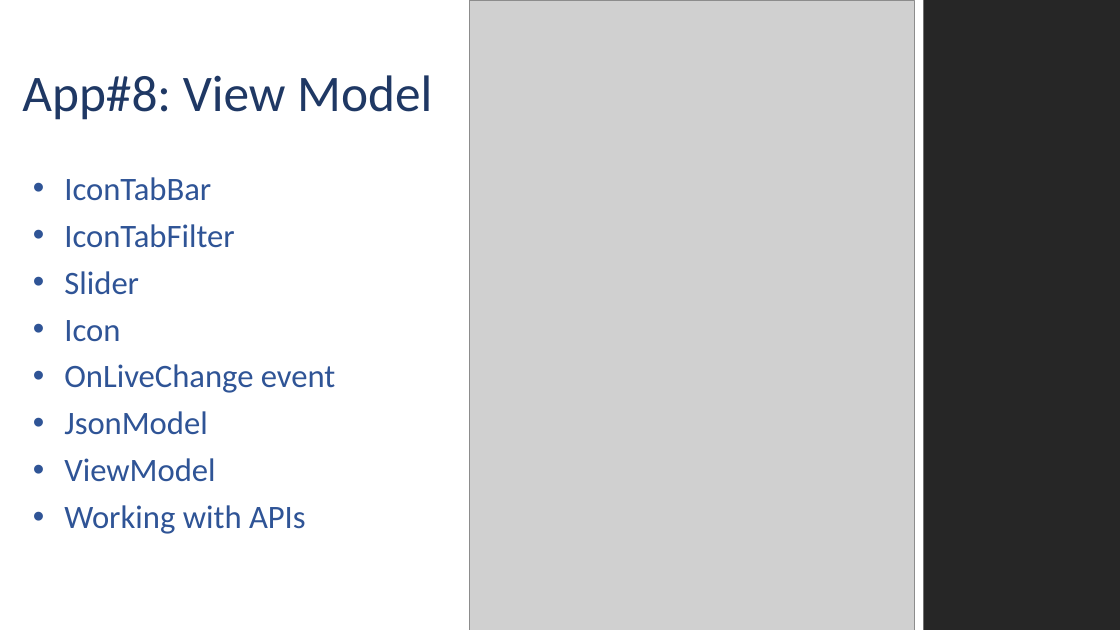
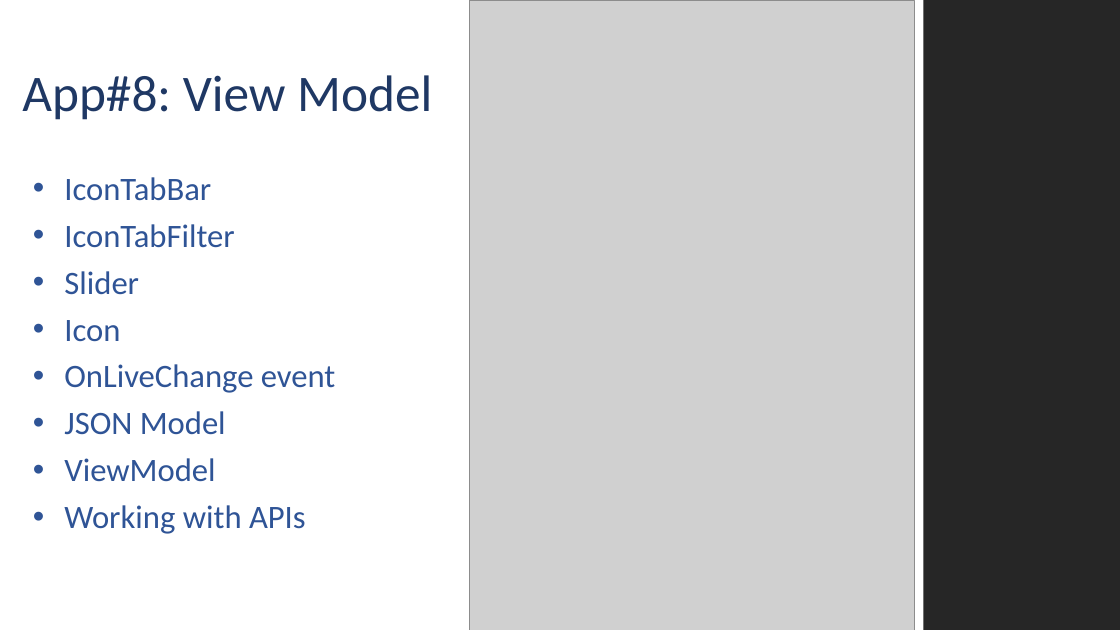
Before and after one commit to MJZSoft/OpenUI5Tutorial, a slide deck: slide 7 of Presentations/UI5_003.pptx (slide 5 before the commit). Drawn at 1120x630 pixels with LibreOffice and Linux fonts; fonts in the diff are those of the drawing; grey boxes stand for pictures; background and template pictures are left out. Boxes give left, top, right and bottom in pixels: in the first picture for what was removed or moved away, otherwise in the second. Text is boxed around its words. In the diff, an @@ line names an element or a change of style, - is before the commit and + after.

```diff
--- a/Presentations/UI5_003.pptx
+++ b/Presentations/UI5_003.pptx
@@ text at (64,411,226,435): text changed @@
-• JsonModel
+• JSON Model
```
Also in this commit, not shown: 3 slides added, 30 other files.
